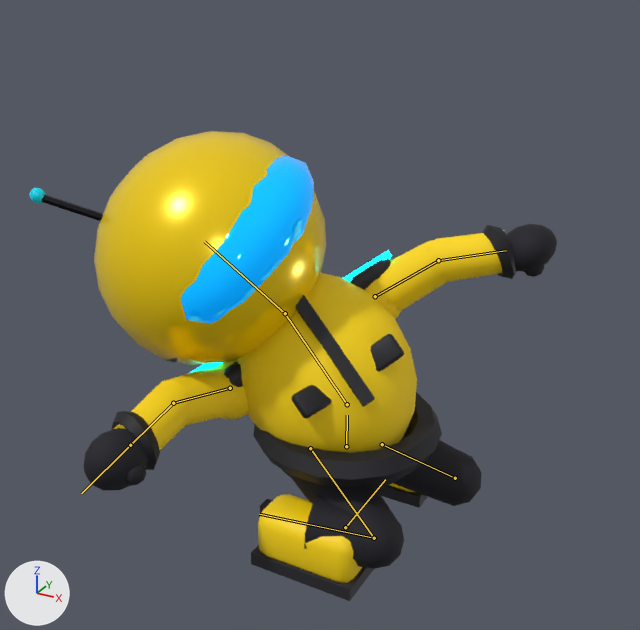
The glTF model assets/models/riders/zed.glb, before and after one commit.
Rendered twice from a 50 mm lens placed at (1.018, -2.016, 1.707), pointed at (-0.12, 0.053, 0.673). Every picture has the same lights, and +X, +Y and +Z are marked at lower left. The picture after the commit comes second. Both versions are drawn at frame 12 of the action 'fall'; the numbers are the values there. The bones that change, and the others that lie on the model, are drawn over the model as lines.

Names of what the first picture shows: 'zed_body'.
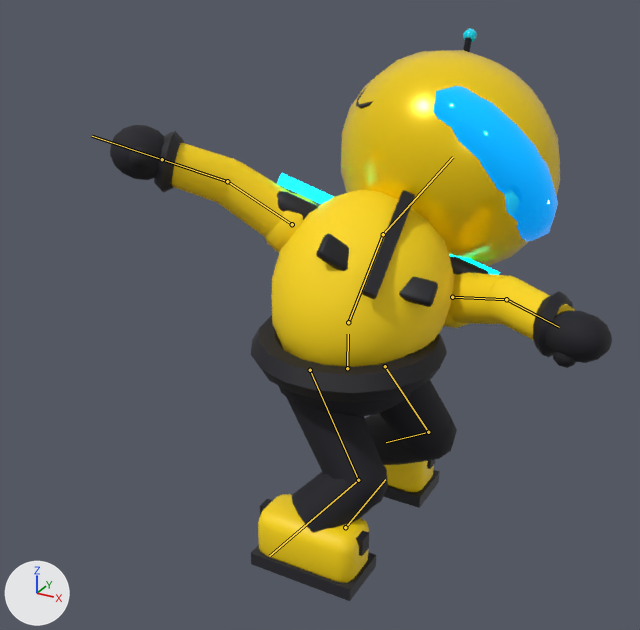
Boxes (x1, y1, x2, y2) around the edits, measured in the pictures (640 x 630 px):
'zed_body', posed (22% taller)
    before: (29, 131, 557, 601)
    after: (110, 29, 612, 601)
bone 'hips', root to tip
    before: (346, 446) to (347, 415)
    after: (347, 368) to (348, 334)
bone 'spine', root to tip
    before: (347, 404) to (285, 313)
    after: (348, 322) to (383, 234)
bone 'head', root to tip
    before: (285, 313) to (204, 241)
    after: (383, 234) to (453, 157)
bone 'upperarm.R', root to tip
    before: (230, 388) to (173, 403)
    after: (292, 224) to (227, 181)
bone 'forearm.R', root to tip
    before: (173, 403) to (130, 445)
    after: (227, 181) to (162, 159)
bone 'upperarm.L', root to tip
    before: (375, 296) to (438, 260)
    after: (452, 297) to (506, 299)
bone 'forearm.L', root to tip
    before: (438, 260) to (506, 250)
    after: (506, 299) to (559, 327)
bone 'thigh.R', root to tip
    before: (310, 448) to (374, 538)
    after: (310, 370) to (358, 480)
bone 'shin.R', root to tip
    before: (374, 538) to (259, 514)
    after: (358, 480) to (269, 556)
bone 'thigh.L', root to tip
    before: (382, 444) to (455, 478)
    after: (385, 366) to (428, 432)
bone 'shin.L', root to tip
    before: (455, 478) to (389, 448)
    after: (428, 432) to (386, 442)

What the commit changed:
Bone 'hips' (bone_hips) moves from (0.0, -0.32, 0.0) to (0.0, -0.06, 0.0).
Bone 'spine' (bone_spine) turns from (-10, 15, 45) to (-58, 2, 6) degrees about its own x, y and z.
Bone 'head' (bone_head) turns from (36, 9, 6) to (7, 31, -23) degrees about its own x, y and z.
Bone 'upperarm.R' (bone_upperarm_r) turns from (-80, -30, 129) to (-40, -39, 93) degrees about its own x, y and z.
Bone 'forearm.R' (bone_forearm_r) turns from (-8, 1, -6) to (-4, 1, -3) degrees about its own x, y and z.
Bone 'upperarm.L' (bone_upperarm_l) turns from (-30, 132, -81) to (13, 140, -47) degrees about its own x, y and z.
Bone 'forearm.L' (bone_forearm_l) turns from (-5, -2, -8) to (-3, -1, -4) degrees about its own x, y and z.
Bone 'thigh.R' (bone_thigh_r) turns from (48, -67, -79) to (47, -57, -46) degrees about its own x, y and z.
Bone 'shin.R' (bone_shin_r) turns from (75, -24, 31) to (22, -2, 12) degrees about its own x, y and z.
Bone 'thigh.L' (bone_thigh_l) turns from (32, -3, -54) to (22, -31, -33) degrees about its own x, y and z.
Bone 'shin.L' (bone_shin_l) turns from (71, -12, 16) to (20, -1, 6) degrees about its own x, y and z.
